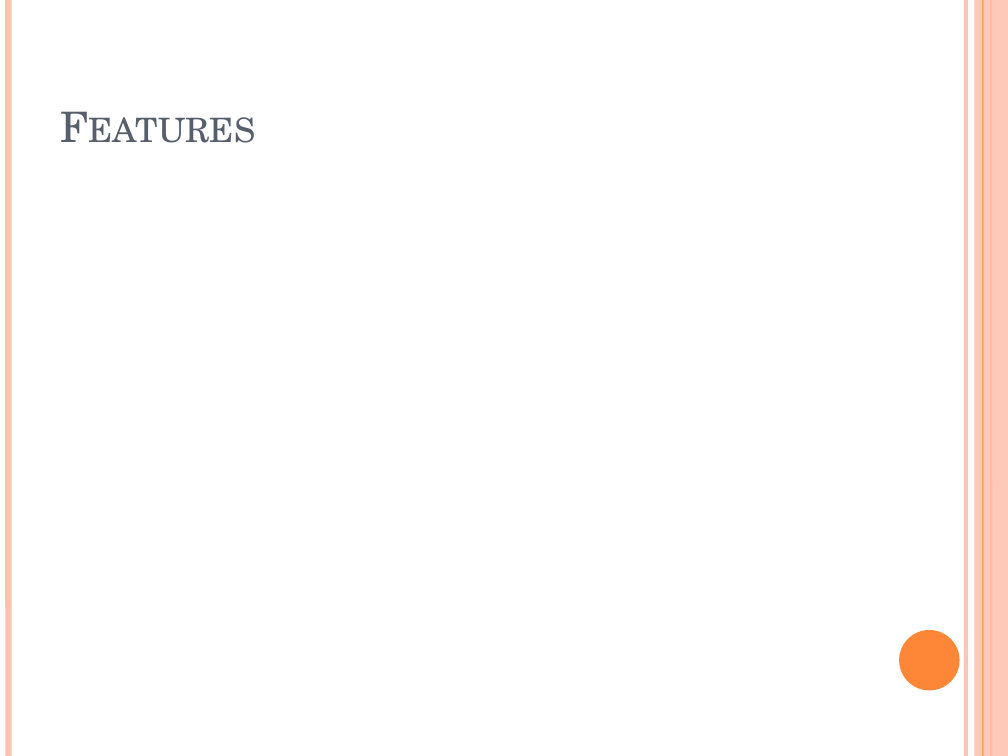
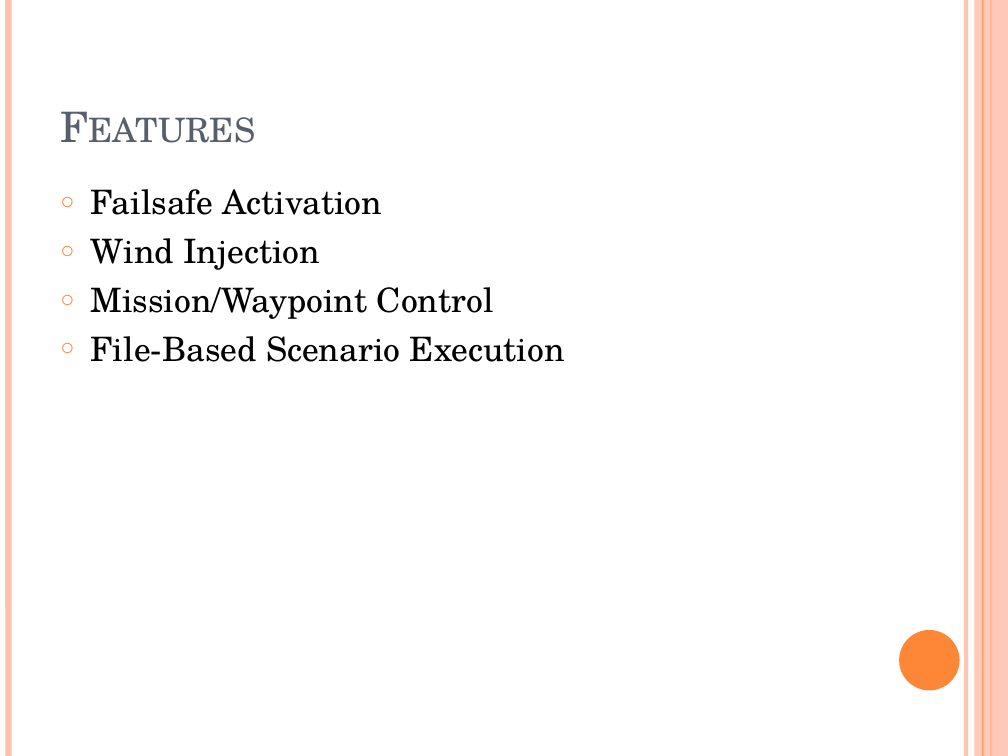
Before and after one commit to car-keys/Fault-Injector, a slide deck: slide 3 of FaultInjectorPresentation.pptx. Drawn at 1008x756 pixels with LibreOffice and Linux fonts; fonts in the diff are those of the drawing. Boxes give left, top, right and bottom in pixels: in the first picture for what was removed or moved away, otherwise in the second. Text is boxed around its words. In the diff, an @@ line names an element or a change of style, - is before the commit and + after.

```diff
--- a/FaultInjectorPresentation.pptx
+++ b/FaultInjectorPresentation.pptx
@@ text added at bbox=[91, 189, 565, 362], 24 pt, text #000000 @@
+○ Failsafe Activation
+○ Wind Injection
+○ Mission/Waypoint Control
+○ File-Based Scenario Execution
```
Also in this commit, not shown: 2 other slides changed, 3 other files.
